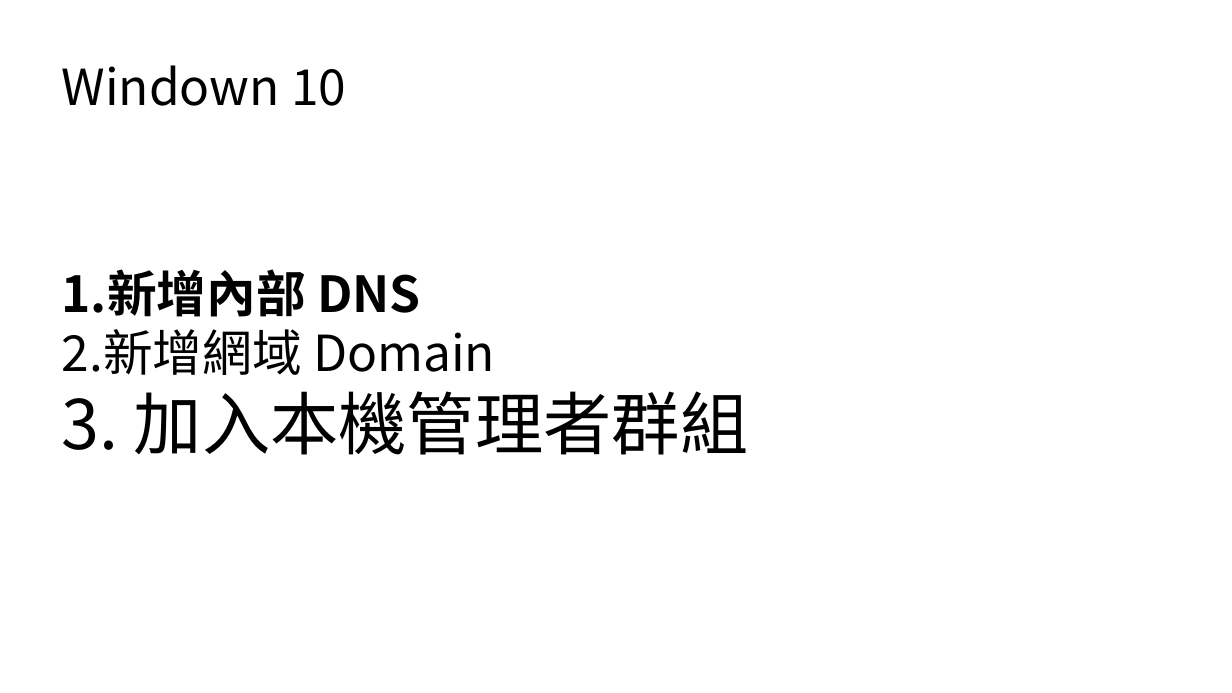
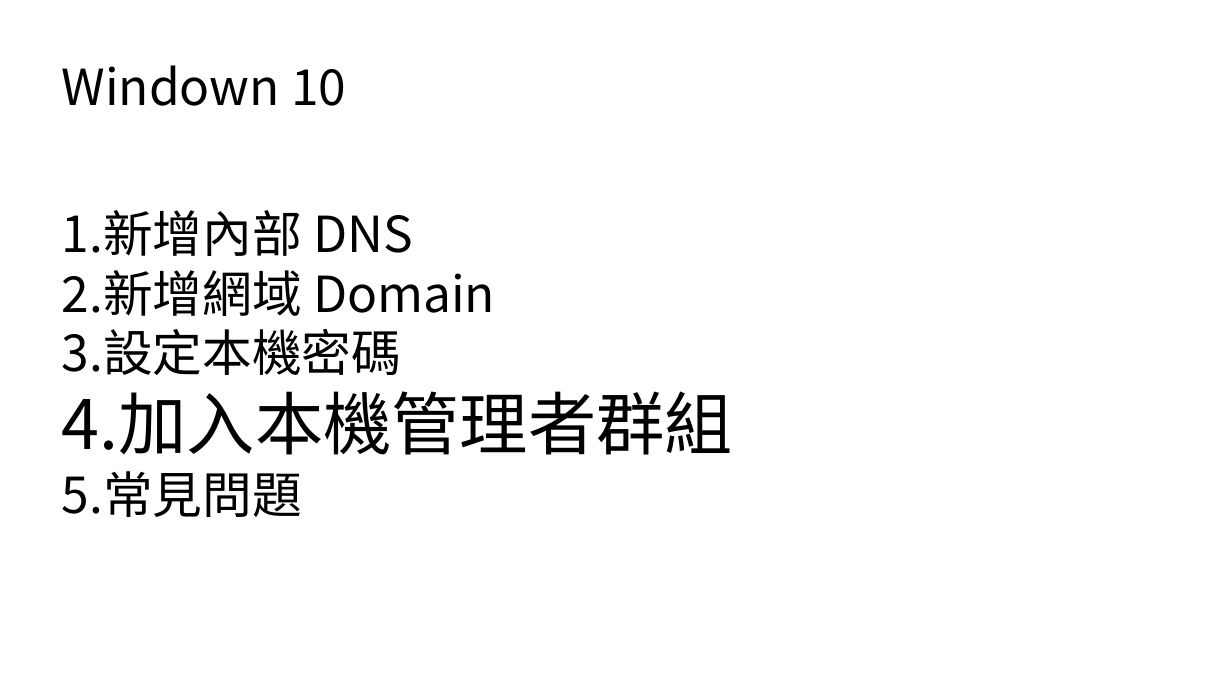
Before and after one commit to sealbook/125, a slide deck: slide 14 of DNS & domain.odp (slide 9 before the commit). Drawn at 1232x693 pixels with LibreOffice and Linux fonts; fonts in the diff are those of the drawing. Boxes give left, top, right and bottom in pixels: in the first picture for what was removed or moved away, otherwise in the second. Text is boxed around its words. In the diff, an @@ line names an element or a change of style, - is before the commit and + after.

```diff
--- a/DNS & domain.odp
+++ b/DNS & domain.odp
@@ subtitle at bbox=[62, 210, 495, 316]: bold off in "1.新增內部 DNS" @@
@@ subtitle at bbox=[62, 329, 733, 517]: text changed; size 44 to 32 pt @@
-3. 加入本機管理者群組
+3.設定本機密碼
+4.加入本機管理者群組
+5.常見問題
```
Also in this commit, not shown: 9 other slides changed, 13 slides added, 2 other files.
